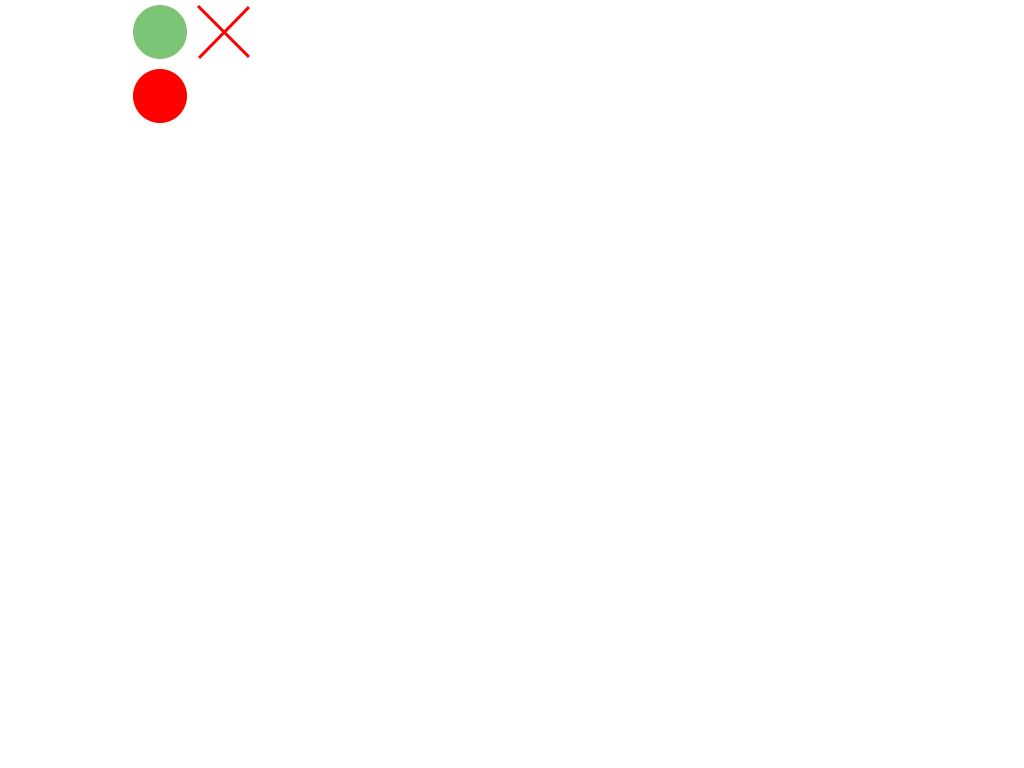
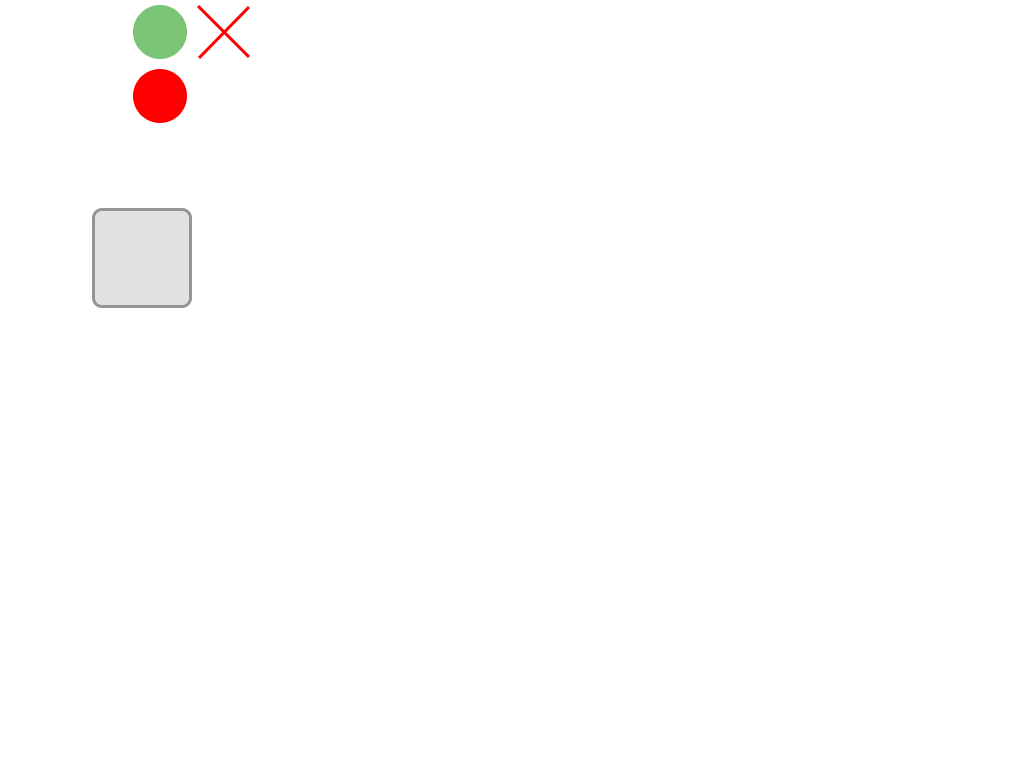
Layer changes from the first 1024px x 768px image to the second:
added layer "Button" above "Ellipse 5" over [92, 208, 192, 308]
